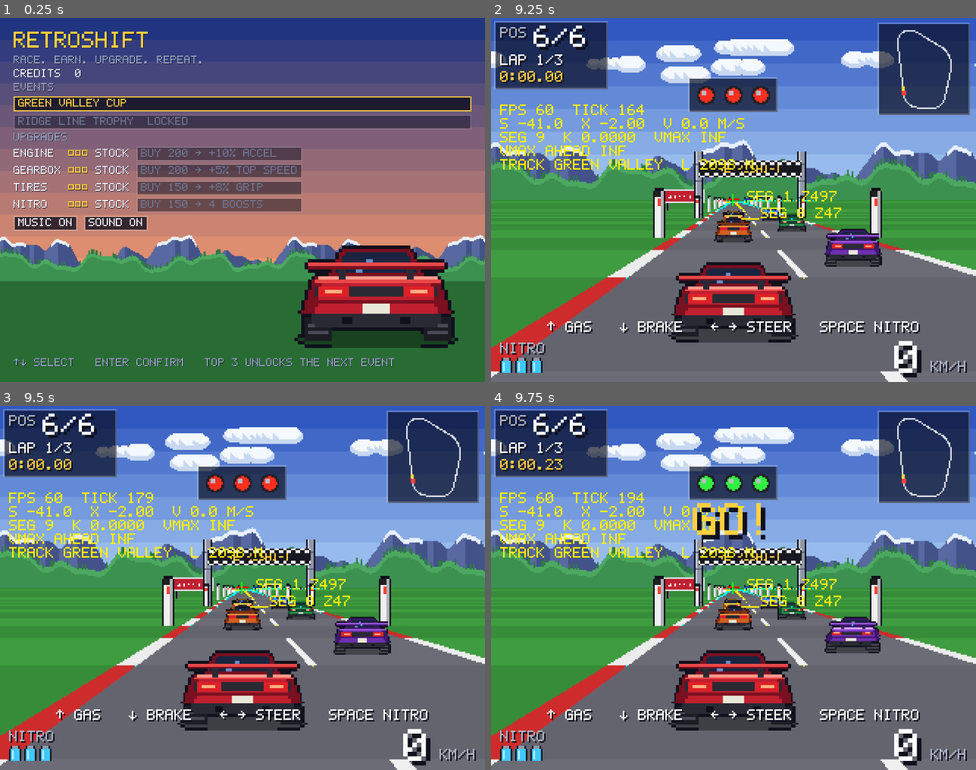
Above: before the commit, frames 1-4 (two rows, left to right).
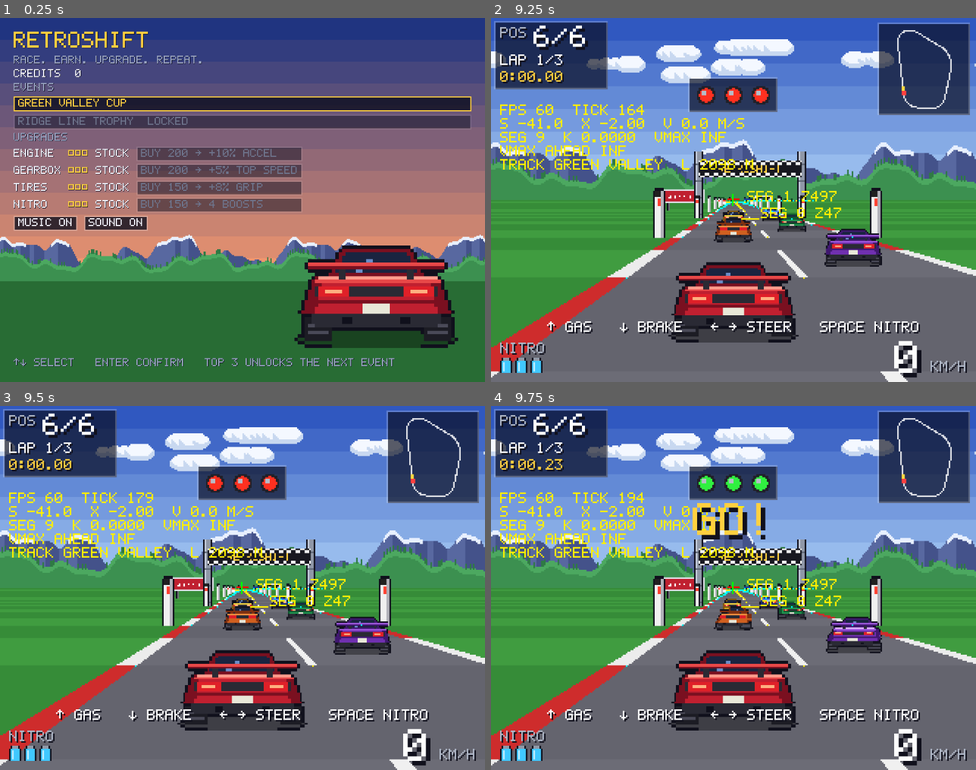
Above: after the commit, the same moments.

Repository: tendant/retro-shift
Game: Godot game, scene res://scenes/garage.tscn
Same seed, same stepped clock (60 frames per second), same inputs: the game is played once before the commit and once after it. Sound files missing from this copy of the repository are replaced by a short silence.
Inputs (mouse positions are in pixels of both pictures, inside the frame that each line leads up to):
- Up to frame 1 (0.25 s): no input
- Up to frame 2 (9.25 s): click "Green Valley Cup" at 0.5 s; tap Enter (confirm) at 1.25, 3.5, 5.75 s; move the mouse to (840, 181) at 1.27 s; hold Right (steer_right) 1.28-2 s; hold Enter (confirm) 1.28-2 s; click (840, 181) at 1.42 s; tap R (restart) at 2, 4.25, 6.5 s; drag from (636, 218) to (709, 272) at 2.02 s; move the mouse to (782, 119) at 2.77 s; hold Right (steer_right) 2.78-3.5 s; hold Up (throttle) 2.78-3.5 s; drag from (709, 272) to (588, 145) at 3.52 s; move the mouse to (879, 254) at 4.27 s; hold Left (steer_left) 4.28-5 s; tap Alt at 4.35 s; drag from (588, 145) to (660, 109) at 5.02 s; move the mouse to (757, 200) at 5.77 s; hold Down (brake) 5.78-6.5 s; tap P at 5.85 s; click (757, 200) at 5.92 s; drag from (660, 109) to (636, 218) at 6.52 s; move the mouse to (840, 181) at 7.27 s; hold W 7.28-8 s; tap Tab at 7.35 s; drag from (636, 218) to (709, 272) at 8.02 s; move the mouse to (782, 119) at 8.77 s; hold Down (brake) from 8.78 s (still down); tap Space (nitro) at 8.85 s
- Up to frame 3 (9.5 s): keep holding Down (brake)
- Up to frame 4 (9.75 s): release Down (brake) at 9.5 s; drag from (709, 660) to (588, 533) at 9.52 s

Frames 1-3 are identical in both runs. In frame 4, 0.3% of the frame differs, in the area x 46-81%, y 52-68%.

Commit message:
Snappier steering: steer sets sideways speed directly
Steering felt sluggish: it drove a damped lateral acceleration (0.25 s
time constant, 5 m/s max), so a 3 m lane change took 0.9 s.

Steering now sets a target sideways speed (8 m/s at full lock) reached
with a 0.07 s time constant. The curve's outward drift scales with
k*v^2 / (cornering grip) so full steer still cancels it exactly at
v_max(k): cornering limits, Tires upgrades and AI target speeds are
unchanged. Keyboard steering slews faster (12/s) and AI gains are
retuned for the new response.

Lane change 0.90 s -> 0.48 s, reversal 0.32 s -> 0.15 s. New test
guards responsiveness.

Co-Authored-By: Claude Opus 5.5 <noreply@anthropic.com>

Diff:
--- a/scripts/ai/opponent_ai.gd
+++ b/scripts/ai/opponent_ai.gd
@@ -19,8 +19,8 @@
 const CLEAR_BEHIND_M := 6.0
 const LANE_CLEARANCE_M := 0.4
 const PASS_COOLDOWN_S := 3.0
-const STEER_GAIN_PER_M := 0.35
-const STEER_DAMPING_S := 0.25
+const STEER_GAIN_PER_M := 0.5
+const STEER_DAMPING_S := 0.03
 
 var sim: RaceSimulation
 var car: int
--- a/scripts/core/player_input_adapter.gd
+++ b/scripts/core/player_input_adapter.gd
@@ -3,7 +3,7 @@
 ## Maps keyboard/gamepad actions into DrivingInput. Read once per physics tick.
 
 ## Steering slews toward the target so digital keys don't snap to full lock.
-const STEER_RATE_PER_S := 7.0
+const STEER_RATE_PER_S := 12.0
 
 var _steer: float = 0.0
 
--- a/scripts/simulation/vehicle_params.gd
+++ b/scripts/simulation/vehicle_params.gd
@@ -13,11 +13,17 @@
 @export var overcap_decel_mps2: float = 6.0
 
 @export_group("Lateral")
+## Cornering grip budget (m/s²): full steer holds a curve while
+## |k|·v² <= steer_max_accel * grip, which defines v_max(k) (§6).
 @export var steer_max_accel_mps2: float = 20.0
+## Sideways speed at full steer. With steer_response_s this sets how snappy
+## steering feels, independently of the cornering limit.
+@export var steer_lateral_speed_mps: float = 8.0
+## Time constant for sideways speed to reach its target.
+@export var steer_response_s: float = 0.07
 ## Below this speed steering authority ramps down, so a parked car can't slide.
 @export var steer_full_authority_speed_mps: float = 8.0
 @export var grip: float = 1.0
-@export var lateral_damping_per_s: float = 4.0
 @export var lateral_speed_cap_mps: float = 18.0
 
 @export_group("Off-road")
--- a/scripts/simulation/vehicle_physics.gd
+++ b/scripts/simulation/vehicle_physics.gd
@@ -49,14 +49,18 @@
 		new_speed = maxf(minf(new_speed, speed - params.overcap_decel_mps2 * dt), cap)
 	speed = maxf(new_speed, 0.0)
 
-	# Lateral: the road bends under a forward-moving car, pushing it outward.
+	# Lateral: steering sets a target sideways speed, reached quickly. The road
+	# bending under a forward-moving car adds an outward drift that full steer
+	# exactly cancels at v_max(k), so the cornering limit is unchanged.
 	var grip := params.grip * (params.off_road_grip_mult if off_road else 1.0)
 	var authority := clampf(speed / params.steer_full_authority_speed_mps, 0.0, 1.0)
-	var steer_accel := clampf(input.steer, -1.0, 1.0) * params.steer_max_accel_mps2 * authority * grip
-	var curve_accel := -track.curvature_at(state.s_m) * speed * speed
-	var lateral_accel := steer_accel + curve_accel - params.lateral_damping_per_s * state.lateral_speed_mps
+	var steer_speed := clampf(input.steer, -1.0, 1.0) * params.steer_lateral_speed_mps * authority
+	var curve_push := track.curvature_at(state.s_m) * speed * speed / (params.steer_max_accel_mps2 * grip)
+	var drift := -curve_push * params.steer_lateral_speed_mps
+	var target := steer_speed + drift
+	var blend := 1.0 - exp(-dt / params.steer_response_s)
 	var lat_cap := params.lateral_speed_cap_mps
-	state.lateral_speed_mps = clampf(state.lateral_speed_mps + lateral_accel * dt, -lat_cap, lat_cap)
+	state.lateral_speed_mps = clampf(lerpf(state.lateral_speed_mps, target, blend), -lat_cap, lat_cap)
 
 	state.x_m += state.lateral_speed_mps * dt
 	var x_limit := half_width + params.off_road_limit_m
--- a/tests/test_vehicle_physics.gd
+++ b/tests/test_vehicle_physics.gd
@@ -117,3 +117,26 @@
 	for i in 300:
 		assert_false(VehiclePhysics.step(state, input, params, track, DT), "no boosts left")
 	assert_almost_eq(state.speed_mps, params.max_speed_mps, 1e-6, "decays back to the cap")
+
+
+func test_steering_is_responsive() -> void:
+	# Arcade feel: a 3 m lane change at 40 m/s well under half a second of
+	# full steer, and the car stops drifting right fast once steered left.
+	var track := _curve_track(0.0)
+	var params := VehicleParams.new()
+	var state := VehicleState.new()
+	var input := DrivingInput.new()
+	input.steer = 1.0
+	var t := 0.0
+	while state.x_m < 3.0 and t < 2.0:
+		state.speed_mps = 40.0
+		VehiclePhysics.step(state, input, params, track, DT)
+		t += DT
+	assert_lt(t, 0.5, "3 m lane change took %.2f s" % t)
+	input.steer = -1.0
+	var reverse := 0.0
+	while state.lateral_speed_mps > 0.0 and reverse < 1.0:
+		state.speed_mps = 40.0
+		VehiclePhysics.step(state, input, params, track, DT)
+		reverse += DT
+	assert_lt(reverse, 0.15, "reversing took %.2f s" % reverse)
